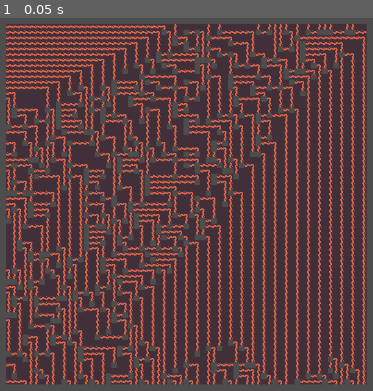
Above: before the commit, frame 1.
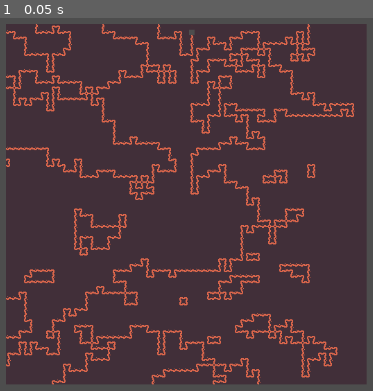
Above: after the commit, the same moment.

Repository: gecarval/wave-function-collapse
Game: Godot game, scene res://map.tscn
Two runs of this game, one before a commit and one after it. Both use one fixed random seed, a clock stepped at 60 frames per second and the inputs below.
Inputs:
- Up to frame 1 (0.05 s): no input

The runs differ from the first frame. In frame 1, 34% of the frame differs, in the area x 1-99%, y 1-99%.

Commit message:
reafactored code added chances to spawn Wavenode

Diff:
--- a/Script/Classes/WaveFunction2D.gd
+++ b/Script/Classes/WaveFunction2D.gd
@@ -5,16 +5,29 @@
 @export var alternative_tile: int = 0
 @export var tile_map_layer: TileMapLayer
 @export var map_size: Vector2i = Vector2i(32, 32)
-@export var wave_node_array: Array[WaveNode2D]
-@export var possible_connections: Array[int]
+@export var wave_node_cluster: Node2D
+var wave_node_array: Array[WaveNode2D]
+var possible_connections: Array[int]
 
 
-func _init(
-		wave_node_array_list: Array[WaveNode2D] = [null],
-		new_source_id: int = -1
-) -> void:
-	source_id = new_source_id
-	wave_node_array = wave_node_array_list
+func generate_wave_nodes() -> void:
+	if wave_node_cluster != null:
+		var children: Array[Node] = wave_node_cluster.get_children()
+		var unique_connections: Dictionary = {}
+		for child in children:
+			if child is WaveNode2D:
+				wave_node_array.append(child)
+				for valid_connection in [
+					child.valid_south_connection,
+					child.valid_north_connection,
+					child.valid_west_connection,
+					child.valid_east_connection
+				]:
+					for connection in valid_connection:
+						if connection not in unique_connections:
+							unique_connections[connection] = true
+							possible_connections.append(connection)
+	possible_connections.sort()
 
 
 func get_wave_node(pos: Vector2i) -> WaveNode2D:
@@ -66,27 +79,61 @@
 	if node != null:
 		# Initialize possible nodes with z=0
 		for wave_node in wave_node_array:
-			possible_nodes.append(Vector3i(wave_node.tile_coords.x, wave_node.tile_coords.y, 0))
+			var possible_node_pos: Vector3i = Vector3i(
+					wave_node.tile_coords.x,
+					wave_node.tile_coords.y,
+					0
+			)
+			possible_nodes.append(possible_node_pos)
 		# Check connections and update z-values
 		for connection in possible_connections:
 			if is_valid_connection_func.call(node, connection):
 				for i in range(possible_nodes.size()):
-					var possible_node = get_wave_node(Vector2i(possible_nodes[i].x, possible_nodes[i].y))
+					var node_pos: Vector2i = Vector2i(
+							possible_nodes[i].x,
+							possible_nodes[i].y
+					)
+					var possible_node = get_wave_node(node_pos)
 					if is_valid_opposite_func.call(possible_node, connection):
 						possible_nodes[i].z = 1
 	else:
 		# If no node, all nodes are possible (z=1)
 		for wave_node in wave_node_array:
-			possible_nodes.append(Vector3i(wave_node.tile_coords.x, wave_node.tile_coords.y, 1))
+			var possible_node_pos: Vector3i = Vector3i(
+					wave_node.tile_coords.x,
+					wave_node.tile_coords.y,
+					1
+			)
+			possible_nodes.append(possible_node_pos)
 	return possible_nodes
 
 
 func get_collapsing_node(pos: Vector2i) -> WaveNode2D:
 	# Get possible nodes for each direction
-	var possible_nodes_north: Array[Vector3i] = north_connection(get_wave_node(tile_map_layer.get_cell_atlas_coords(Vector2i(pos.x, pos.y - 1))))
-	var possible_nodes_south: Array[Vector3i] = south_connection(get_wave_node(tile_map_layer.get_cell_atlas_coords(Vector2i(pos.x, pos.y + 1))))
-	var possible_nodes_west: Array[Vector3i] = west_connection(get_wave_node(tile_map_layer.get_cell_atlas_coords(Vector2i(pos.x - 1, pos.y))))
-	var possible_nodes_east: Array[Vector3i] = east_connection(get_wave_node(tile_map_layer.get_cell_atlas_coords(Vector2i(pos.x + 1, pos.y))))
+	var possible_nodes_north: Array[Vector3i]
+	var possible_nodes_south: Array[Vector3i]
+	var possible_nodes_west: Array[Vector3i]
+	var possible_nodes_east: Array[Vector3i]
+
+	var north_pos: Vector2i = Vector2i(pos.x, pos.y - 1)
+	var south_pos: Vector2i = Vector2i(pos.x, pos.y + 1)
+	var west_pos: Vector2i = Vector2i(pos.x - 1, pos.y)
+	var east_pos: Vector2i = Vector2i(pos.x + 1, pos.y)
+
+	var north_atlas_coords: Vector2i = tile_map_layer.get_cell_atlas_coords(north_pos)
+	var south_atlas_coords: Vector2i = tile_map_layer.get_cell_atlas_coords(south_pos)
+	var west_atlas_coords: Vector2i = tile_map_layer.get_cell_atlas_coords(west_pos)
+	var east_atlas_coords: Vector2i = tile_map_layer.get_cell_atlas_coords(east_pos)
+
+	var north_node: WaveNode2D = get_wave_node(north_atlas_coords)
+	var south_node: WaveNode2D = get_wave_node(south_atlas_coords)
+	var west_node: WaveNode2D = get_wave_node(west_atlas_coords)
+	var east_node: WaveNode2D = get_wave_node(east_atlas_coords)
+
+	possible_nodes_north = north_connection(north_node)
+	possible_nodes_south = south_connection(south_node)
+	possible_nodes_west = west_connection(west_node)
+	possible_nodes_east = east_connection(east_node)
 
 	# Find nodes that satisfy all directions
 	var final_nodes: Array[Vector2i] = []
@@ -102,8 +149,20 @@
 		return null
 
 	# Randomly select a final node
-	var result: Vector2i = final_nodes[randi() % final_nodes.size()]
-	return get_wave_node(result)
+	var total_weight: float = 0.0
+	for node_coords in final_nodes:
+		var node = get_wave_node(node_coords)
+		total_weight += node.spawn_weight
+
+	var random_value: float = randf() * total_weight
+	var cumulative_weight: float = 0.0
+	for node_coords in final_nodes:
+		var node = get_wave_node(node_coords)
+		cumulative_weight += node.spawn_weight
+		if random_value < cumulative_weight:
+			return node
+	# Fallback in case of rounding errors
+	return null
 
 
 func select_connection(pos: Vector2i) -> bool:
@@ -113,7 +172,7 @@
 	setter_node = get_collapsing_node(pos)
 	if setter_node == null:
 		return false
-	tile_map_layer.set_cell(pos, 0, setter_node.tile_coords, 0)
+	tile_map_layer.set_cell(pos, source_id, setter_node.tile_coords, alternative_tile)
 	return true
 
 
@@ -131,9 +190,9 @@
 
 
 func collapse():
-	return
+	propagate(Vector2i(0, 1))
 
 
 func _ready() -> void:
-	tile_map_layer.set_cell(Vector2i.ZERO, 0, Vector2i(4, 2), 0)
-	propagate(Vector2i(0, 1))
+	generate_wave_nodes()
+	collapse()
--- a/Script/Classes/WaveNode2D.gd
+++ b/Script/Classes/WaveNode2D.gd
@@ -2,6 +2,7 @@
 
 
 @export var tile_coords: Vector2i
+@export var spawn_weight: int = 1
 @export var valid_north_connection: Array[int]
 @export var valid_south_connection: Array[int]
 @export var valid_west_connection: Array[int]
--- a/map.tscn
+++ b/map.tscn
@@ -41,11 +41,10 @@
 
 [node name="Camera2D" type="Camera2D" parent="."]
 
-[node name="WaveFunction2D" type="Node2D" parent="." node_paths=PackedStringArray("tile_map_layer", "wave_node_array")]
+[node name="WaveFunction2D" type="Node2D" parent="." node_paths=PackedStringArray("tile_map_layer", "wave_node_cluster")]
 script = ExtResource("3_e0an3")
 tile_map_layer = NodePath("TileMapLayer")
-wave_node_array = [NodePath("WaveNode/Ground"), NodePath("WaveNode/HorizontalStreet"), NodePath("WaveNode/Curve"), NodePath("WaveNode/VerticalStreet")]
-possible_connections = Array[int]([0, 1])
+wave_node_cluster = NodePath("WaveNode")
 metadata/_custom_type_script = "uid://cjqx1o2nxh7cq"
 
 [node name="TileMapLayer" type="TileMapLayer" parent="WaveFunction2D"]
@@ -56,6 +55,7 @@
 [node name="Ground" type="Node2D" parent="WaveFunction2D/WaveNode"]
 script = ExtResource("4_p5pve")
 tile_coords = Vector2i(4, 2)
+spawn_weight = 100
 valid_north_connection = Array[int]([0])
 valid_south_connection = Array[int]([0])
 valid_west_connection = Array[int]([0])
@@ -71,15 +71,6 @@
 valid_east_connection = Array[int]([1])
 metadata/_custom_type_script = "uid://bkj67xypp8cq1"
 
-[node name="Curve" type="Node2D" parent="WaveFunction2D/WaveNode"]
-script = ExtResource("4_p5pve")
-tile_coords = Vector2i(2, 0)
-valid_north_connection = Array[int]([0])
-valid_south_connection = Array[int]([1])
-valid_west_connection = Array[int]([1])
-valid_east_connection = Array[int]([0])
-metadata/_custom_type_script = "uid://bkj67xypp8cq1"
-
 [node name="VerticalStreet" type="Node2D" parent="WaveFunction2D/WaveNode"]
 script = ExtResource("4_p5pve")
 tile_coords = Vector2i(2, 1)
@@ -89,18 +80,46 @@
 valid_east_connection = Array[int]([0])
 metadata/_custom_type_script = "uid://bkj67xypp8cq1"
 
-[node name="WaveNode2D" type="Node2D" parent="WaveFunction2D/WaveNode"]
+[node name="WSCurve" type="Node2D" parent="WaveFunction2D/WaveNode"]
 script = ExtResource("4_p5pve")
+tile_coords = Vector2i(2, 0)
+valid_north_connection = Array[int]([0])
+valid_south_connection = Array[int]([1])
+valid_west_connection = Array[int]([1])
+valid_east_connection = Array[int]([0])
 metadata/_custom_type_script = "uid://bkj67xypp8cq1"
 
-[node name="WaveNode2D2" type="Node2D" parent="WaveFunction2D/WaveNode"]
+[node name="ESCurve" type="Node2D" parent="WaveFunction2D/WaveNode"]
 script = ExtResource("4_p5pve")
+valid_north_connection = Array[int]([0])
+valid_south_connection = Array[int]([1])
+valid_west_connection = Array[int]([0])
+valid_east_connection = Array[int]([1])
 metadata/_custom_type_script = "uid://bkj67xypp8cq1"
 
-[node name="WaveNode2D3" type="Node2D" parent="WaveFunction2D/WaveNode"]
+[node name="WNCurve" type="Node2D" parent="WaveFunction2D/WaveNode"]
 script = ExtResource("4_p5pve")
+tile_coords = Vector2i(2, 2)
+valid_north_connection = Array[int]([1])
+valid_south_connection = Array[int]([0])
+valid_west_connection = Array[int]([1])
+valid_east_connection = Array[int]([0])
 metadata/_custom_type_script = "uid://bkj67xypp8cq1"
 
-[node name="WaveNode2D4" type="Node2D" parent="WaveFunction2D/WaveNode"]
+[node name="ENCurve" type="Node2D" parent="WaveFunction2D/WaveNode"]
 script = ExtResource("4_p5pve")
+tile_coords = Vector2i(0, 2)
+valid_north_connection = Array[int]([1])
+valid_south_connection = Array[int]([0])
+valid_west_connection = Array[int]([0])
+valid_east_connection = Array[int]([1])
 metadata/_custom_type_script = "uid://bkj67xypp8cq1"
+
+[node name="Cross" type="Node2D" parent="WaveFunction2D/WaveNode"]
+script = ExtResource("4_p5pve")
+tile_coords = Vector2i(1, 1)
+valid_north_connection = Array[int]([1])
+valid_south_connection = Array[int]([1])
+valid_west_connection = Array[int]([1])
+valid_east_connection = Array[int]([1])
+metadata/_custom_type_script = "uid://bkj67xypp8cq1"
